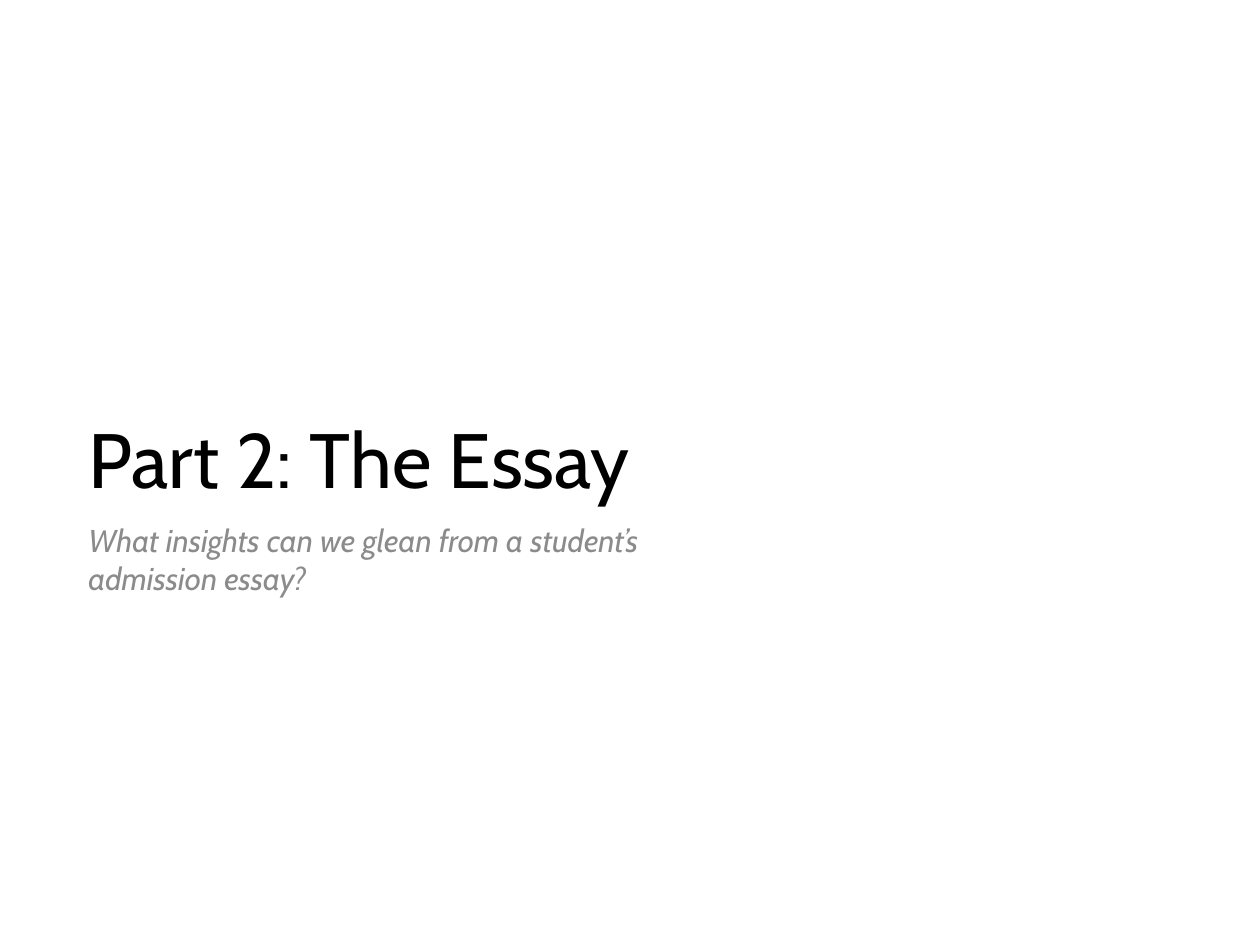
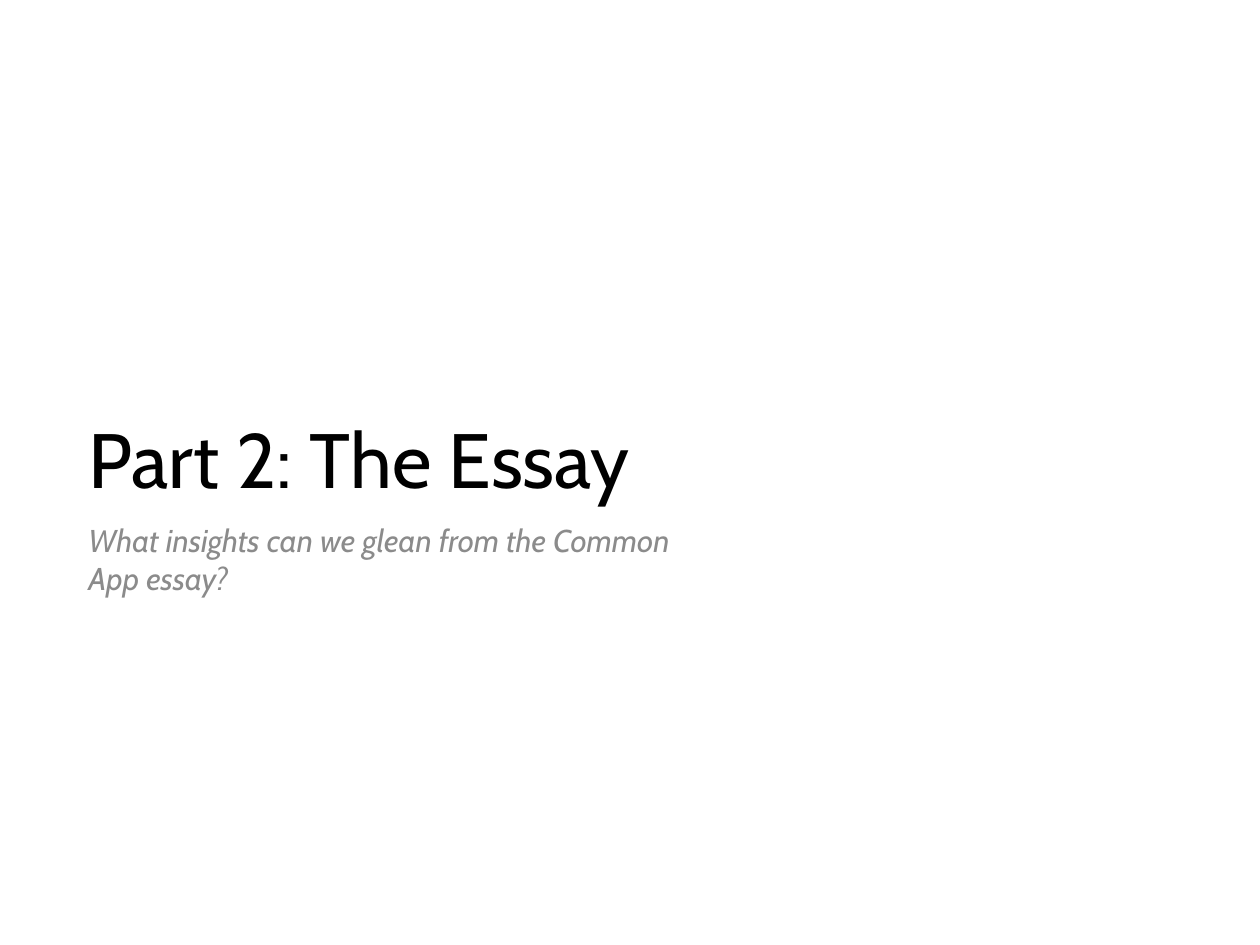
Before and after one commit to yungmsh/mining_the_common_app, a slide deck: slide 8 of presentation/MikeYung_Presentation_v1.pptx (slide 9 before the commit). Drawn at 1260x945 pixels with LibreOffice and Linux fonts; fonts in the diff are those of the drawing; background and template pictures are left out. Boxes give left, top, right and bottom in pixels: in the first picture for what was removed or moved away, otherwise in the second. Text is boxed around its words. In the diff, an @@ line names an element or a change of style, - is before the commit and + after.

```diff
--- a/presentation/MikeYung_Presentation_v1.pptx
+++ b/presentation/MikeYung_Presentation_v1.pptx
@@ subtitle at [88,528,669,597]: text changed @@
-  What insights can we glean from a student’s admission essay?
+  What insights can we glean from the Common App essay?
```
Also in this commit, not shown: 7 other slides changed, 4 slides added, 1 slide removed, 1 other file.
